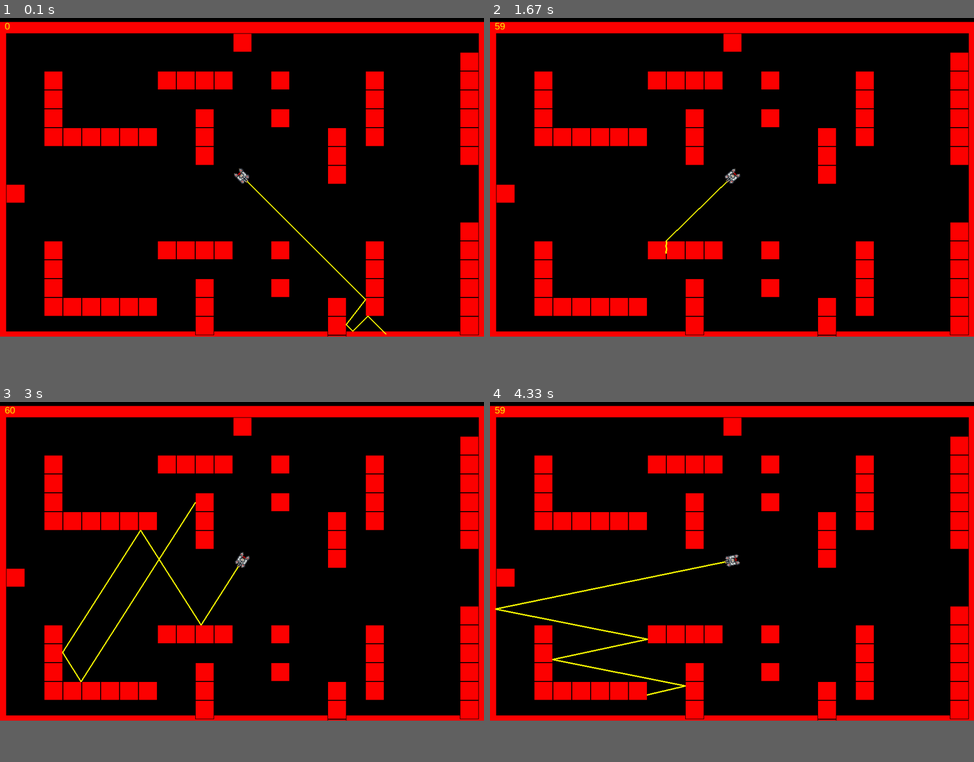
Above: before the commit, frames 1-4 (two rows, left to right).
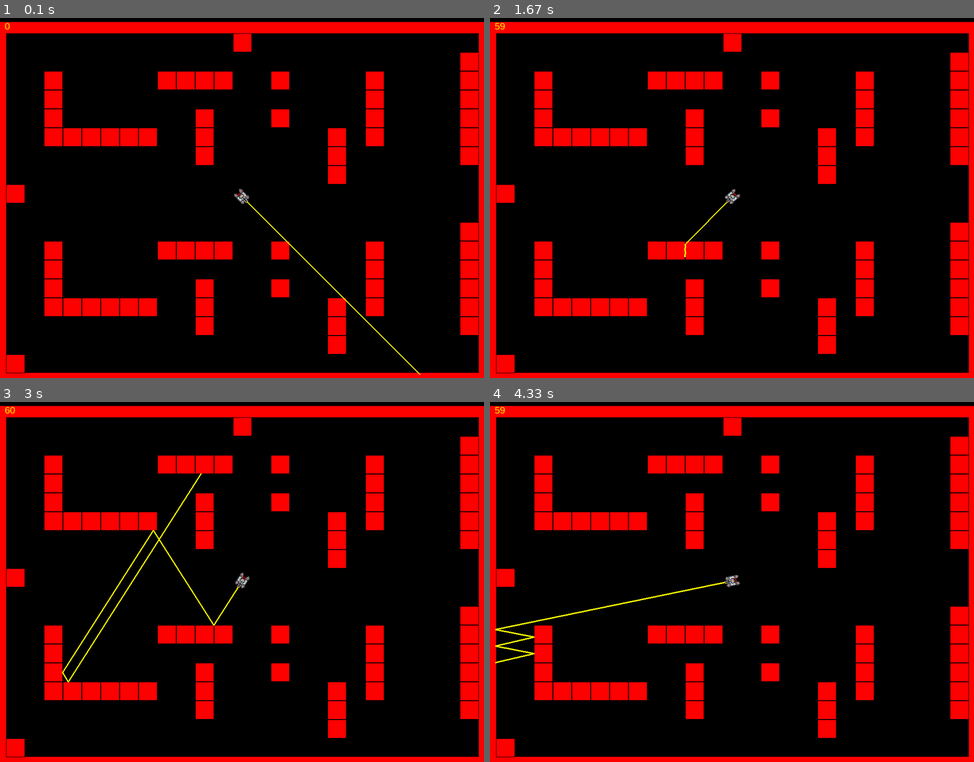
Above: after the commit, the same moments.

Repository: jonalfarlinga/lazars
Game: pygame game, started from lazars_main.py
Same seed, same stepped clock (60 frames per second), same inputs: the game is played once before the commit and once after it.
Inputs:
- Up to frame 1 (0.1 s): no input
- Up to frame 2 (1.67 s): hold Right 0.33-0.8 s; hold Right 0.83-1.3 s; hold Left from 1.33 s (still down)
- Up to frame 3 (3 s): release Left at 1.87 s; hold Left 1.9-2.37 s; hold Right from 2.4 s (still down)
- Up to frame 4 (4.33 s): release Right at 3.03 s; hold Left 3.07-3.53 s; hold Right 3.57-4.03 s; hold Right from 4.07 s (still down)
The window is 900x597 before the commit and 900x674 after it. Grey fills any space a smaller window leaves; there, only what the larger window draws over its background counts as a difference.

The runs differ from the first frame. In frame 1, 4.6% of the frame differs, in the area x 0-100%, y 20-100%; in frame 2, 4.3%; in frame 3, 5.3%, in the area x 0-100%, y 19-100%; in frame 4, 5.3%.

Commit message:
finished line_refactor

Diff:
--- a/constants.py
+++ b/constants.py
@@ -1,3 +1,4 @@
+from pygame import Color
 '''
 App-wide settings
 Linting is ignored in this app for "Could not detect from * imports
@@ -6,7 +7,7 @@
 
 # initialize assets
 SCREEN_WIDTH = 1024
-SCREEN_HEIGHT = 680
+SCREEN_HEIGHT = 767
 BORDER_WIDTH = 12
 TOP_PAD = 24
 
@@ -15,6 +16,7 @@
 WHITE = (255, 255, 255)
 RED = (255, 0, 0)
 YELLOW = (255, 255, 0)
+LASER = Color(255, 255, 0, 155)
 
 # set unit size
 WALL_SIZE = 40
--- a/entities.py
+++ b/entities.py
@@ -125,7 +125,7 @@
         for point in line_segments:
             pygame.draw.line(
                 screen,
-                YELLOW,
+                LASER,
                 origin,
                 point,
                 width=3,
--- a/vector_math.py
+++ b/vector_math.py
@@ -118,30 +118,48 @@
                     break
                 start = runx, runy
         elif uvy > .7071 and (-.7072 <= uvx <= .7072):
+            start = source
             vector_dif = round(uvx / uvy, 5)
-            for y2 in range(source[1] + 1, SCREEN_HEIGHT):
-                x2 = proper_round(
-                    source[0] + (y2 - source[1]) * vector_dif
-                )
+            for runy in range(start[1] + 1, SCREEN_HEIGHT + 20, 20):
                 for rect in rects:
-                    if rect.collidepoint((x2, y2)):
-                        bounce = ((x2, y2))
+                    runx = proper_round(
+                        start[0] + (runy - start[1]) * vector_dif
+                    )
+                    if rect.collidepoint((runx, runy)):
+                        for y2 in range(start[1] + 1, runy + 1):
+                            x2 = proper_round(
+                                runx + (y2 - runy) * vector_dif
+                            )
+                            if rect.collidepoint((x2, y2)):
+                                bounce = ((x2, y2))
+                                uvx, uvy = reflect_direction(uvx, uvy, y2 - 1,
+                                                             rect, False)
+                                break
+                    if bounce:
                         break
                 if bounce:
-                    uvx, uvy = reflect_direction(uvx, uvy, y2 - 1, rect, False)
                     break
         elif uvy <= -.7071 and (-.7072 <= uvx <= .7072):
+            start = source
             vector_dif = round(uvx / uvy, 5)
-            for y2 in reversed(range(0, source[1] - 1)):
-                x2 = proper_round(
-                    source[0] + (y2 - source[1]) * vector_dif
-                )
+            for runy in reversed(range(0, start[1] - 1, 20)):
                 for rect in rects:
-                    if rect.collidepoint((x2, y2)):
-                        bounce = ((x2, y2))
+                    runx = proper_round(
+                        start[0] + (runy - start[1]) * vector_dif
+                    )
+                    if rect.collidepoint((runx, runy)):
+                        for y2 in reversed(range(runy, start[1])):
+                            x2 = proper_round(
+                                runx + (y2 - runy) * vector_dif
+                            )
+                            if rect.collidepoint((x2, y2)):
+                                bounce = ((x2, y2))
+                                uvx, uvy = reflect_direction(uvx, uvy, y2 + 1,
+                                                             rect, False)
+                                break
+                    if bounce:
                         break
                 if bounce:
-                    uvx, uvy = reflect_direction(uvx, uvy, y2 + 1, rect, False)
                     break
         if bounce:
             bounce_points.append(bounce)
